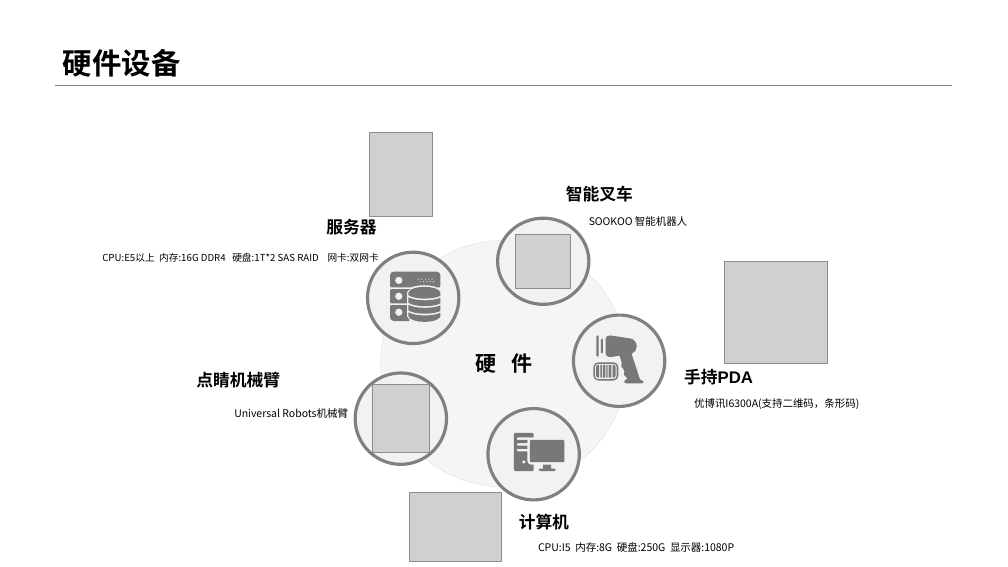
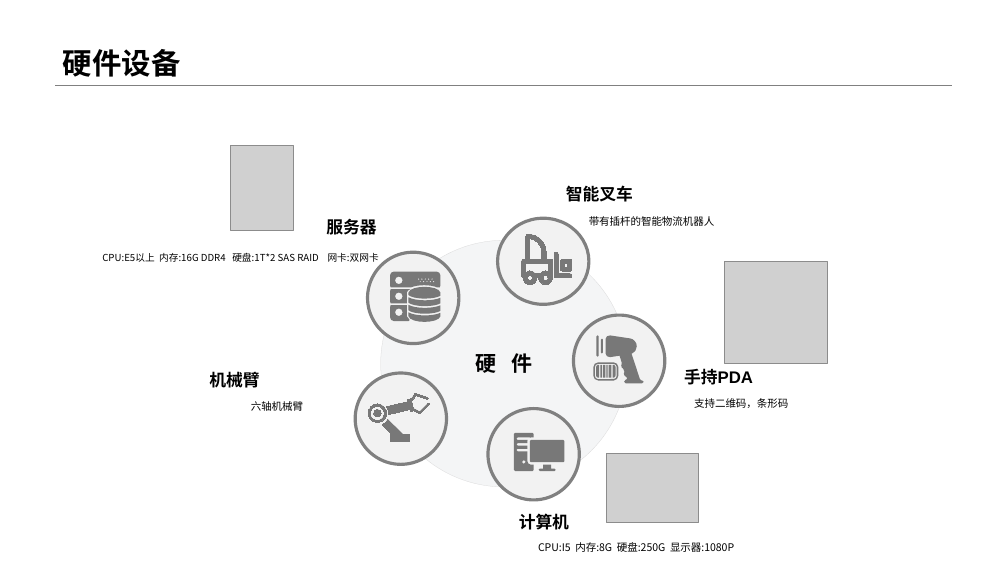
Before and after one commit to Samsuik686/UW, a slide deck: slide 11 of Document/产品发布/产品介绍/UW无人仓库宣传.pptx. Drawn at 1008x567 pixels with LibreOffice and Linux fonts; fonts in the diff are those of the drawing; grey boxes stand for pictures; background and template pictures are left out. Boxes give left, top, right and bottom in pixels: in the first picture for what was removed or moved away, otherwise in the second. Text is boxed around its words. In the diff, an @@ line names an element or a change of style, - is before the commit and + after.

```diff
--- a/Document/产品发布/产品介绍/UW无人仓库宣传.pptx
+++ b/Document/产品发布/产品介绍/UW无人仓库宣传.pptx
@@ picture: place and size @@
-picture at bbox=[370, 132, 433, 217]
+picture at bbox=[230, 146, 293, 231]
@@ picture removed at bbox=[516, 234, 570, 289] @@
@@ freeform shape added at bbox=[522, 234, 572, 284], fill #787878, outline #787878 0.75 pt @@
@@ text at bbox=[589, 216, 715, 226]: text changed @@
-SOOKOO 智能机器人
+带有插杆的智能物流机器人
@@ text at bbox=[209, 369, 259, 391]: text changed @@
-点睛机械臂
+机械臂
@@ picture removed at bbox=[373, 385, 430, 452] @@
@@ text at bbox=[251, 401, 303, 411]: text changed @@
-Universal Robots机械臂
+六轴机械臂
@@ freeform shape added at bbox=[368, 394, 430, 442], fill #787878, outline #787878 0.75 pt @@
@@ text at bbox=[694, 398, 788, 408]: text changed @@
-优博讯I6300A(支持二维码，条形码)
+支持二维码，条形码
@@ picture: place and size @@
-picture at bbox=[410, 492, 502, 561]
+picture at bbox=[607, 454, 699, 523]
```
Also in this commit, not shown: 6 other slides changed.
